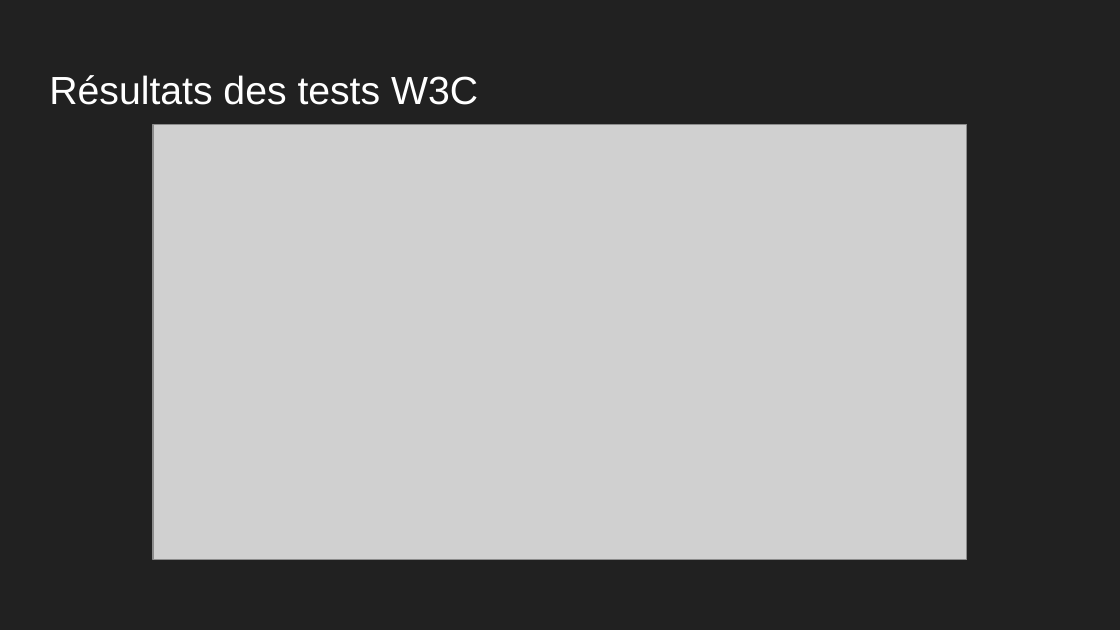
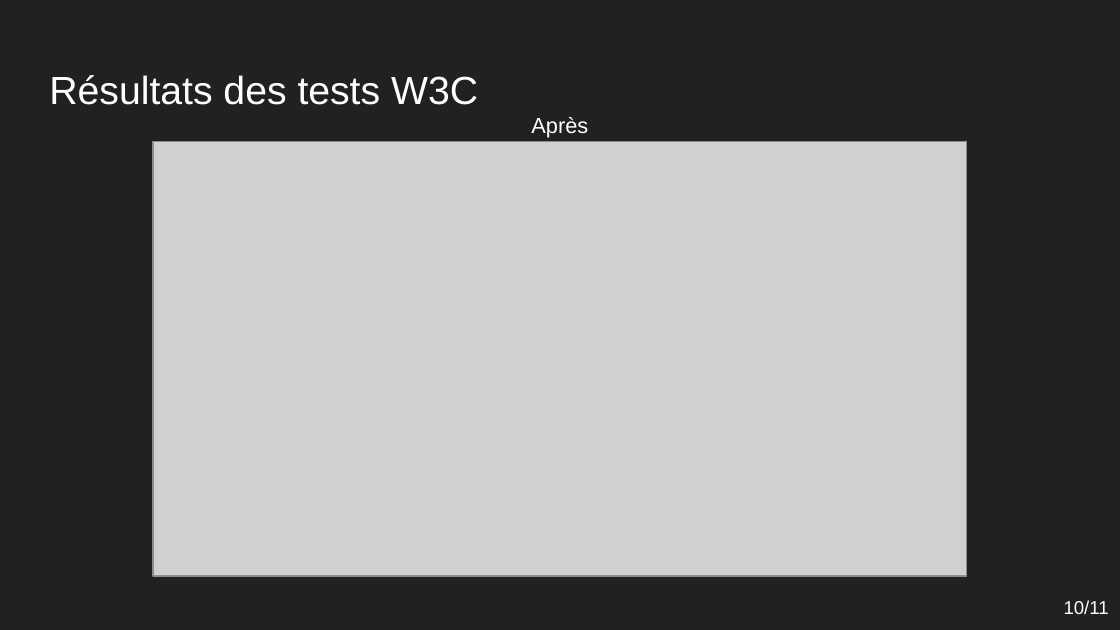
Before and after one commit to ThibaultP7/ThibaultParodi_4_17012021, a slide deck: slide 10 of ressources/analyse/rapport/Support Projet 4 SEO.pptx (slide 11 before the commit). Drawn at 1120x630 pixels with LibreOffice and Linux fonts; fonts in the diff are those of the drawing; grey boxes stand for pictures. Boxes give left, top, right and bottom in pixels: in the first picture for what was removed or moved away, otherwise in the second. Text is boxed around its words. In the diff, an @@ line names an element or a change of style, - is before the commit and + after.

```diff
--- a/ressources/analyse/rapport/Support Projet 4 SEO.pptx
+++ b/ressources/analyse/rapport/Support Projet 4 SEO.pptx
@@ text added at (x1=531, y1=117, x2=588, y2=137), 14 pt, text #FFFFFF @@
+Après
@@ picture moved from (x1=153, y1=124, x2=968, y2=559) to (x1=153, y1=141, x2=968, y2=576) @@
@@ text added at (x1=1064, y1=600, x2=1109, y2=614), 12 pt, text #FFFFFF @@
+10/11
```
Also in this commit, not shown: 8 other slides changed, 2 slides added, 3 slides removed, 11 other files.
